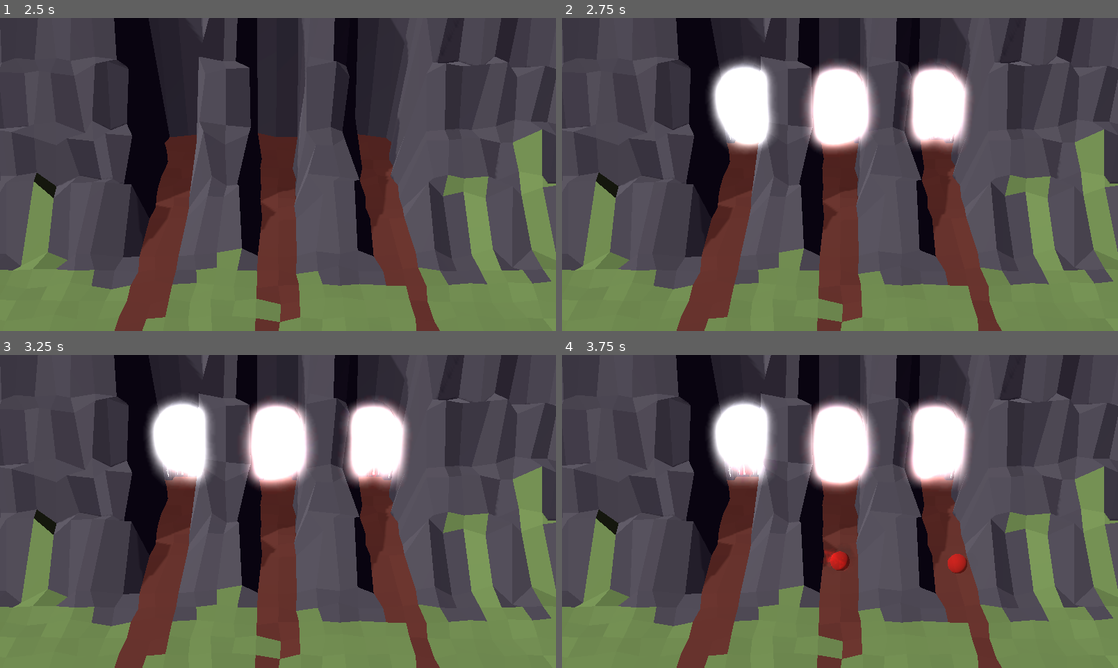
Above: before the commit, frames 1-4 (two rows, left to right).
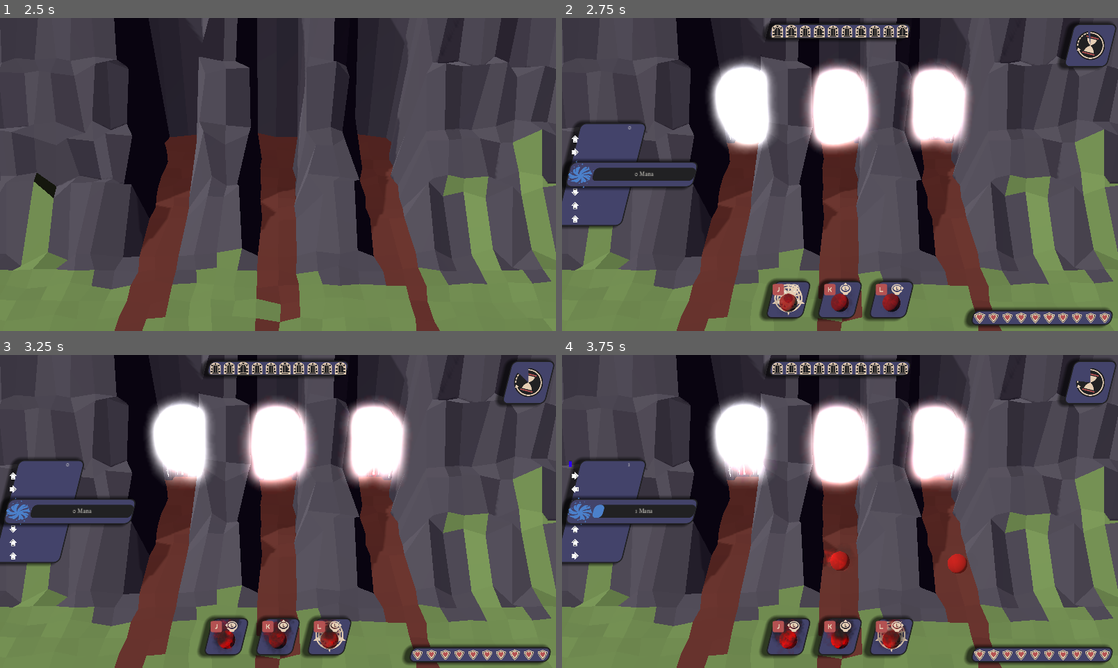
Above: after the commit, the same moments.

Repository: emmdie/3m5Jam2024_1
Game: Godot game, scene res://main.tscn
The game is run twice, just before and just after one commit, with the same random seed, the same clock (stepped at 60 frames per second) and the same inputs.
Inputs (mouse positions are in pixels of both pictures, inside the frame that each line leads up to):
- Up to frame 1 (2.5 s): click "Start" at 0.5 s; move the mouse to (400, 158) at 1.27 s; hold D (minigame_Right) 1.28-2.03 s; hold J (select_0) 1.28-2.03 s; move the mouse to (166, 190) at 2.02 s; hold S (minigame_Down) from 2.03 s (still down); tap K (select_1) at 2.1 s
- Up to frame 2 (2.75 s): keep holding S (minigame_Down)
- Up to frame 3 (3.25 s): move the mouse to (333, 442) at 2.77 s; release S (minigame_Down) at 2.78 s; hold D (minigame_Right) from 2.78 s (still down); hold L (select_2) from 2.78 s (still down)
- Up to frame 4 (3.75 s): move the mouse to (812, 574) at 3.52 s; release D (minigame_Right) at 3.53 s; release L (select_2) at 3.53 s; hold W (minigame_Up) from 3.53 s (still down); tap Left (summon_lane_0) at 3.6 s

Frame 1 is identical in both runs. In frame 2, 11% of the frame differs, in the area x 0-100%, y 1-100%; in frame 3, 11%; in frame 4, 11%.

Commit message:
reimport controller textures

Diff:
--- a/Scenes/Ui/Ui.tscn
+++ b/Scenes/Ui/Ui.tscn
@@ -1,22 +1,21 @@
-[gd_scene load_steps=16 format=3 uid="uid://dplnr5q0eeebh"]
+[gd_scene load_steps=17 format=3 uid="uid://dplnr5q0eeebh"]
 
 [ext_resource type="Theme" uid="uid://d2lh3hpldd764" path="res://Assets/theme.tres" id="1_s4h8k"]
 [ext_resource type="Script" path="res://Scenes/Ui/TimerPanel.gd" id="2_ah4lv"]
 [ext_resource type="Script" path="res://Scenes/Ui/Ui.gd" id="2_oqoan"]
+[ext_resource type="Texture2D" uid="uid://bjmqrpk5wstq5" path="res://Assets/Textures/Ui/Inputs/keyboard/keyboard_j.png" id="3_ecsyg"]
 [ext_resource type="PackedScene" uid="uid://bxebpofejftxv" path="res://Scenes/Minigame/minigame.tscn" id="4_3up0a"]
-[ext_resource type="Texture2D" uid="uid://v0hcbceenvpb" path="res://Assets/Textures/Ui/Inputs/keyboard/keyboard_arrows_left.png" id="3_8mwmi"]
 [ext_resource type="Script" path="res://Scenes/Ui/EnemyHealthPanel.gd" id="4_7tmcb"]
 [ext_resource type="Texture2D" uid="uid://bk1q4dma8pw3g" path="res://Assets/Textures/Ui/Inputs/xbox/xbox_stick_l_left.png" id="4_78gno"]
 [ext_resource type="PackedScene" uid="uid://caext43hae4ho" path="res://Scenes/Ui/unit_preview.tscn" id="4_pivm6"]
+[ext_resource type="Texture2D" uid="uid://dj4ac28rxpjyq" path="res://Assets/Textures/Ui/Inputs/keyboard/keyboard_k.png" id="5_0nn3v"]
 [ext_resource type="Texture2D" uid="uid://cj0ir602q6xec" path="res://Assets/Textures/Ui/Hud/sandwatch.png" id="5_imrn5"]
-[ext_resource type="Texture2D" uid="uid://5gxl5gwiw3bh" path="res://Assets/Textures/Ui/Inputs/xbox/xbox_stick_l_up.png" id="5_ymse3"]
-[ext_resource type="Texture2D" uid="uid://dj4ac28rxpjyq" path="res://Assets/Textures/Ui/Inputs/keyboard/keyboard_k.png" id="6_gvnmn"]
-[ext_resource type="Texture2D" uid="uid://dk41wfkgtvb57" path="res://Assets/Textures/Ui/Inputs/xbox/xbox_stick_l_right.png" id="7_w5i74"]
-[ext_resource type="Texture2D" uid="uid://omhlkufn7ao0" path="res://Assets/Textures/Ui/Inputs/keyboard/keyboard_l.png" id="8_o4j8k"]
+[ext_resource type="Texture2D" uid="uid://5gxl5gwiw3bh" path="res://Assets/Textures/Ui/Inputs/xbox/xbox_stick_l_up.png" id="6_up4c8"]
+[ext_resource type="Texture2D" uid="uid://omhlkufn7ao0" path="res://Assets/Textures/Ui/Inputs/keyboard/keyboard_l.png" id="7_hh3ro"]
+[ext_resource type="Texture2D" uid="uid://dk41wfkgtvb57" path="res://Assets/Textures/Ui/Inputs/xbox/xbox_stick_l_right.png" id="8_dhwjx"]
 [ext_resource type="Script" path="res://Scenes/Ui/Manabar.gd" id="14_8bmil"]
 [ext_resource type="Script" path="res://Scenes/Ui/PlayerHealthPanel.gd" id="14_h6d2s"]
 [ext_resource type="Texture2D" uid="uid://bgon7lm5j5li" path="res://Assets/Textures/Ui/Hud/galaxy.png" id="15_rh864"]
-[ext_resource type="PackedScene" uid="uid://6gbjl3141qx2" path="res://Scenes/Ui/enemy_heart.tscn" id="8_yqrvq"]
 
 [node name="Ui" type="Control"]
 layout_mode = 3
@@ -27,9 +26,9 @@
 grow_vertical = 2
 theme = ExtResource("1_s4h8k")
 script = ExtResource("2_oqoan")
-left_icons = Array[Texture]([ExtResource("4_78gno"), ExtResource("4_6uk8l")])
-up_icons = Array[Texture]([ExtResource("5_ymse3"), ExtResource("6_gvnmn")])
-right_icons = Array[Texture]([ExtResource("7_w5i74"), ExtResource("8_o4j8k")])
+left_icons = Array[Texture]([ExtResource("3_ecsyg"), ExtResource("4_78gno")])
+up_icons = Array[Texture]([ExtResource("5_0nn3v"), ExtResource("6_up4c8")])
+right_icons = Array[Texture]([ExtResource("7_hh3ro"), ExtResource("8_dhwjx")])
 
 [node name="MarginContainer" type="MarginContainer" parent="."]
 layout_mode = 1
--- a/Scenes/game.tscn
+++ b/Scenes/game.tscn
@@ -1,4 +1,4 @@
-[gd_scene load_steps=6 format=3 uid="uid://d4d7ecqlohxt"]
+[gd_scene load_steps=6 format=3]
 
 [ext_resource type="Script" path="res://Scenes/game.gd" id="1_50n6b"]
 [ext_resource type="PackedScene" uid="uid://65w17xmk8mqq" path="res://Scenes/lane.tscn" id="1_peffo"]
